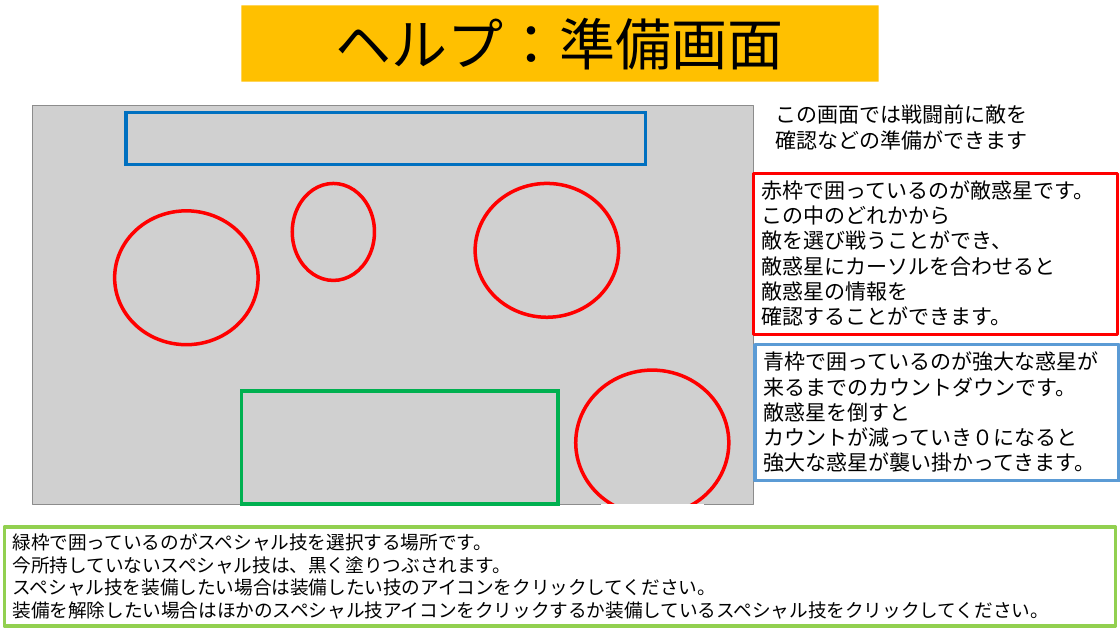
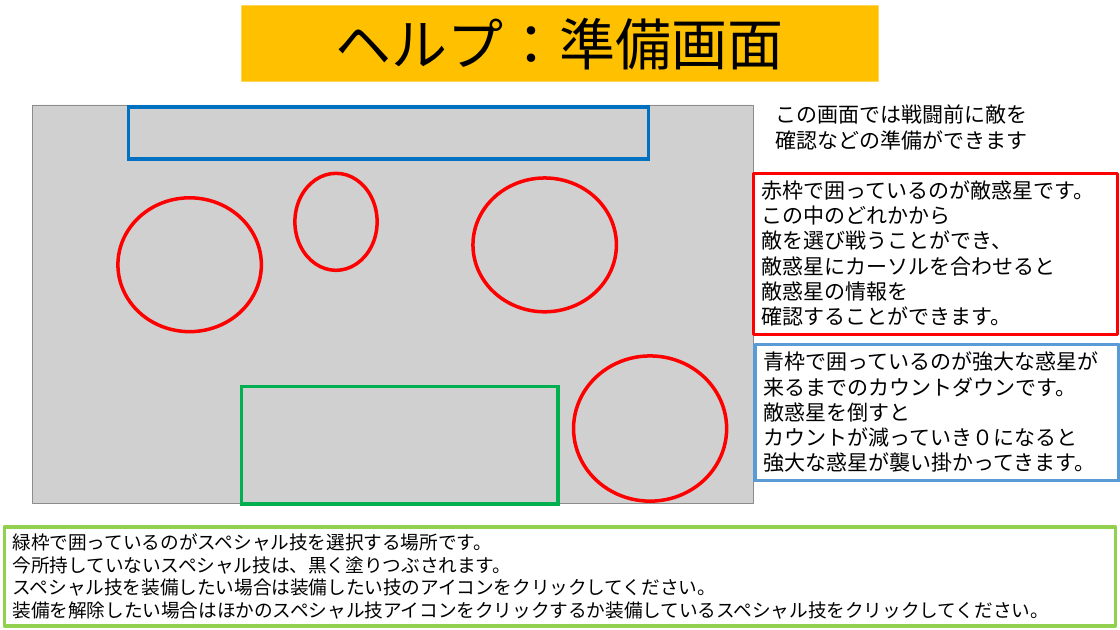
Before and after one commit to team556/team, a slide deck: slide 7 of 説明文.pptx. Drawn at 1120x630 pixels with LibreOffice and Linux fonts; fonts in the diff are those of the drawing; grey boxes stand for pictures. Boxes give left, top, right and bottom in pixels: in the first picture for what was removed or moved away, otherwise in the second. Text is boxed around its words. In the diff, an @@ line names an element or a change of style, - is before the commit and + after.

```diff
--- a/説明文.pptx
+++ b/説明文.pptx
@@ rectangle: place and size @@
-rectangle at bbox=[126, 113, 646, 165]
+rectangle at bbox=[129, 108, 649, 160]
@@ ellipse: place and size @@
-ellipse at bbox=[292, 183, 375, 280]
+ellipse at bbox=[295, 173, 377, 270]
@@ ellipse: place and size @@
-ellipse at bbox=[476, 183, 619, 317]
+ellipse at bbox=[473, 178, 617, 312]
@@ ellipse: place and size @@
-ellipse at bbox=[114, 211, 258, 344]
+ellipse at bbox=[118, 197, 261, 331]
@@ ellipse: place and size @@
-ellipse at bbox=[576, 371, 728, 516]
+ellipse at bbox=[574, 356, 727, 502]
@@ rectangle: place and size @@
-rectangle at bbox=[241, 392, 558, 505]
+rectangle at bbox=[241, 386, 558, 504]
```
Also in this commit, not shown: 1 other file.
